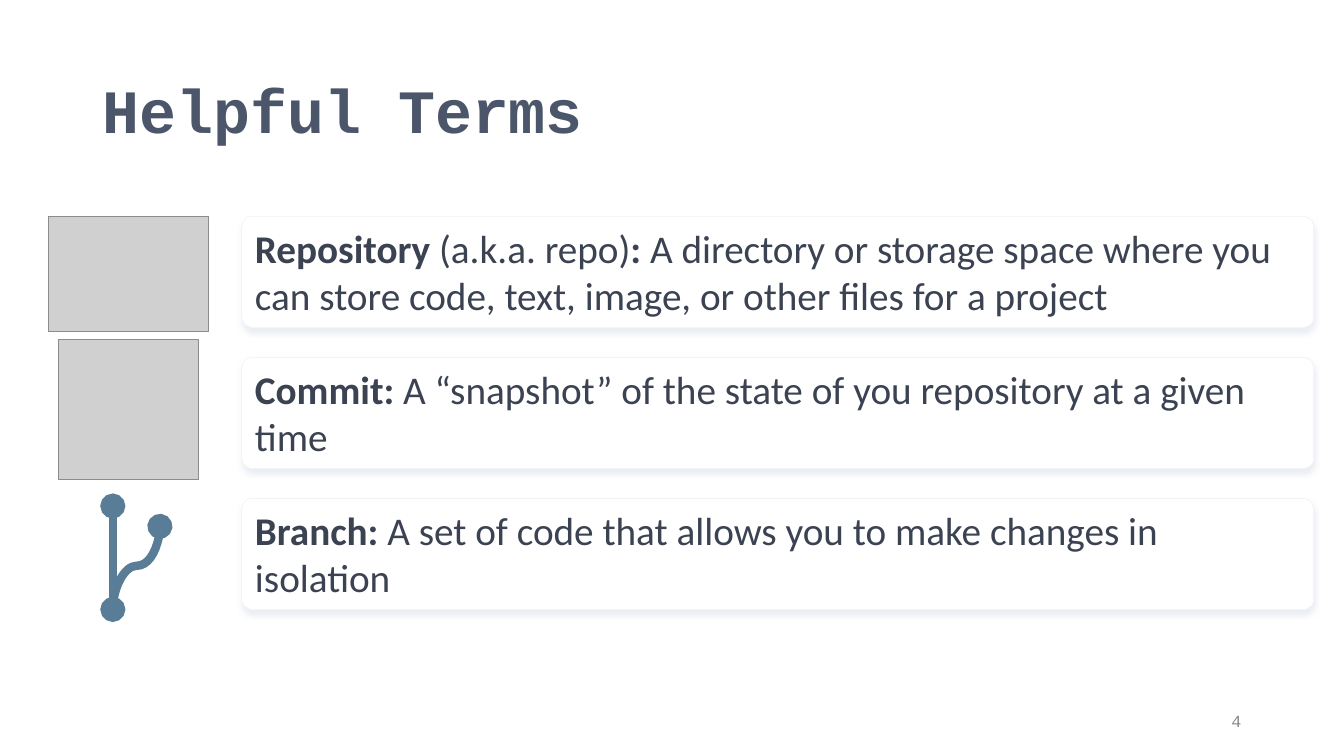
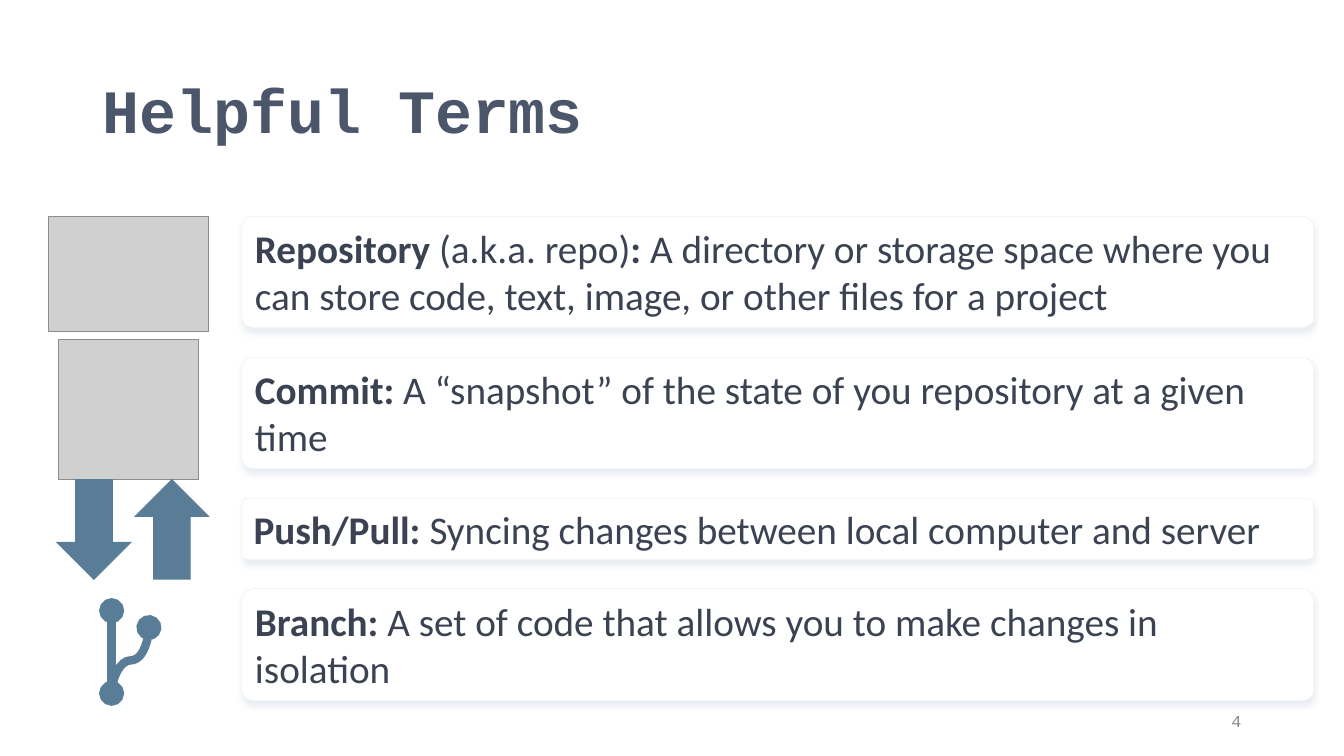
Before and after one commit to PIFSCstockassessments/SAP_github_workflow, a slide deck: slide 4 of docs/GitHub Workflow for SAP.pptx. Drawn at 1344x756 pixels with LibreOffice and Linux fonts; fonts in the diff are those of the drawing; grey boxes stand for pictures. Boxes give left, top, right and bottom in pixels: in the first picture for what was removed or moved away, otherwise in the second. Text is boxed around its words. In the diff, an @@ line names an element or a change of style, - is before the commit and + after.

```diff
--- a/docs/GitHub Workflow for SAP.pptx
+++ b/docs/GitHub Workflow for SAP.pptx
@@ down arrow added at [57, 480, 130, 579], fill #597C97, outline #597C97 1 pt @@
@@ down arrow added at [135, 480, 208, 579], fill #597C97, outline #597C97 1 pt @@
@@ rounded rectangle added at [242, 498, 1315, 560], fill #FFFFFF, outline #F2F4F8 0.75 pt, 28 pt, text #3B4252 @@
+Push/Pull: Syncing changes between local computer and server
@@ rounded rectangle "Branch: A set of code ...": place and size @@
-rounded rectangle "Branch: A set of code ..." at [242, 498, 1315, 609]
+rounded rectangle "Branch: A set of code ..." at [242, 589, 1315, 700]
@@ double arrow moved from (113, 506) - (113, 610) to (112, 611) - (112, 694) @@
@@ curved arrow moved from (113, 610) - (160, 526) to (112, 694) - (149, 628) @@
```
Also in this commit, not shown: 7 other slides changed.
